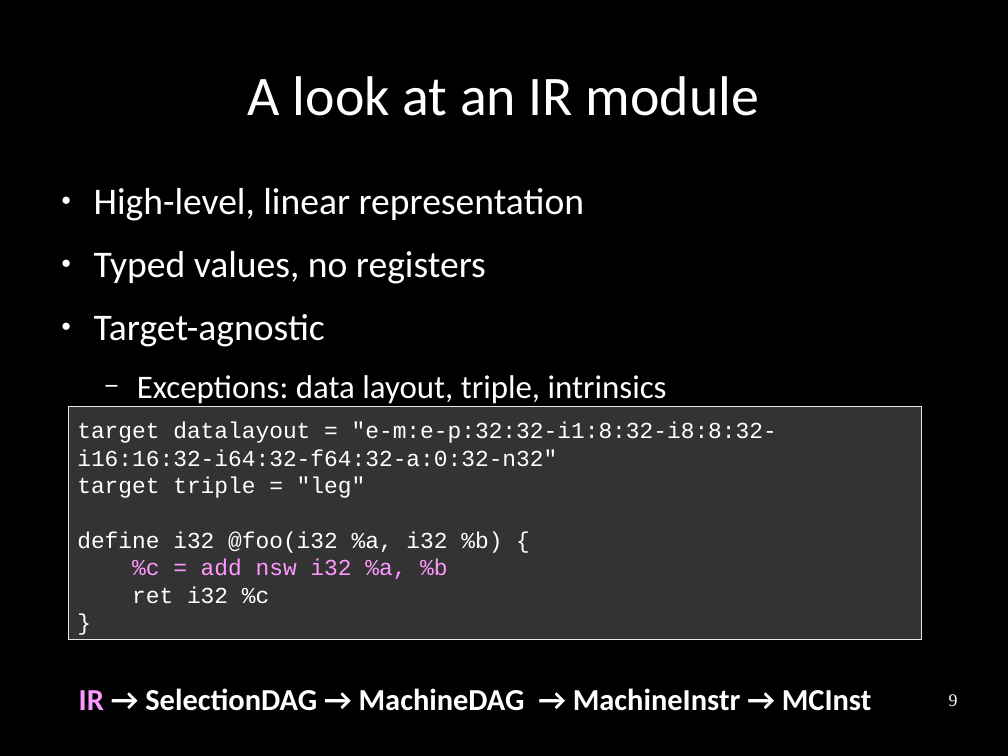
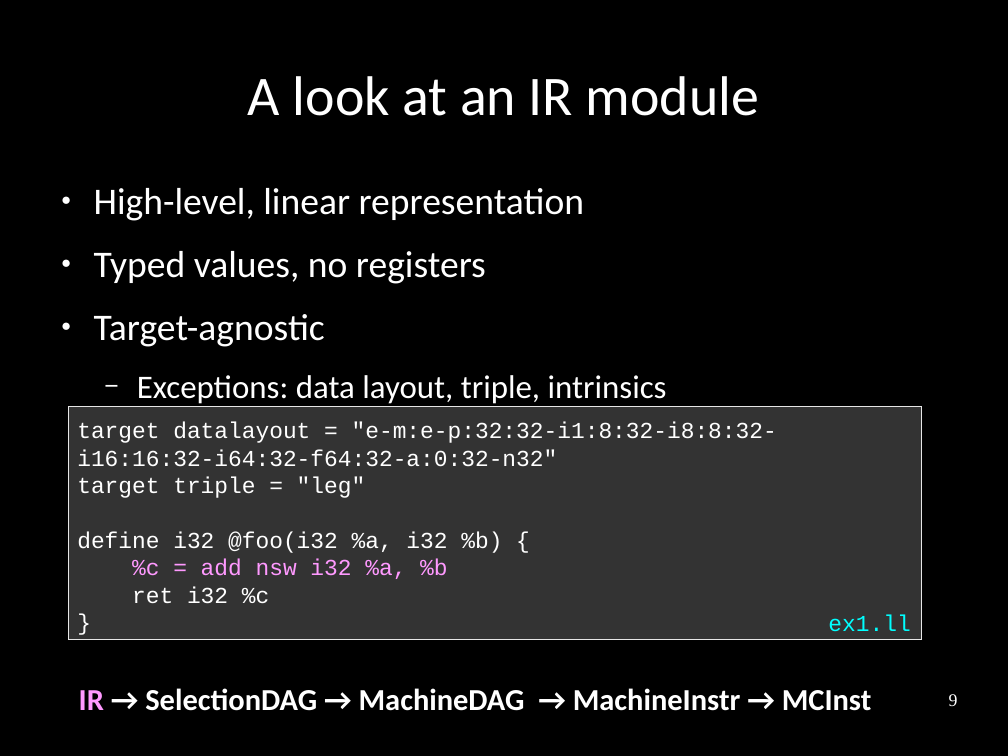
Before and after one commit to frasercrmck/llvm-leg, a slide deck: slide 9 of docs/Codeplay/Slides.odp. Drawn at 1008x756 pixels with LibreOffice and Linux fonts; fonts in the diff are those of the drawing. Boxes give left, top, right and bottom in pixels: in the first picture for what was removed or moved away, otherwise in the second. Text is boxed around its words. In the diff, an @@ line names an element or a change of style, - is before the commit and + after.

```diff
--- a/docs/Codeplay/Slides.odp
+++ b/docs/Codeplay/Slides.odp
@@ text added at bbox=[828, 614, 910, 631], 18 pt, text #00FFFF @@
+ex1.ll
```
Also in this commit, not shown: 6 other slides changed, 2 other files.
